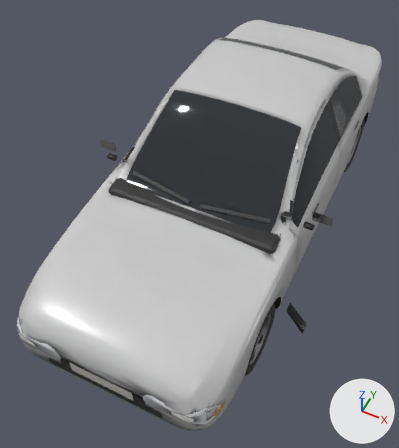
Two versions of the glTF model assets/story/world/car-compact-v2.glb, one commit apart.
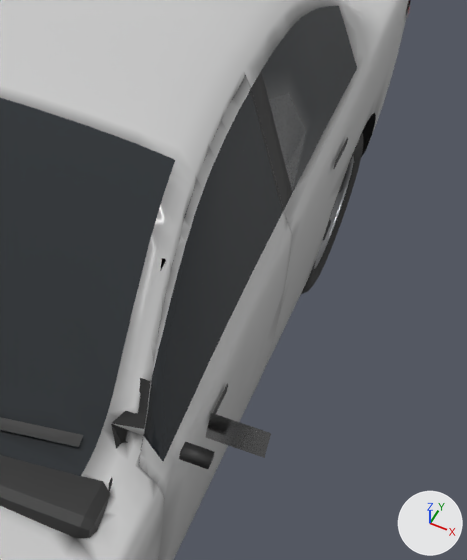
The first picture shows the older version from a 50 mm lens placed at (1.42, -3.52, 4.17), pointed at (-0.15, -0.38, 0.25). The close-ups show the older and then the newer version on the part from 61% to 100% of the width and 17% to 58% of the height of that picture. Only the edits that show in the close-ups are written down. Every picture has the same lights, and +X, +Y and +Z are marked at lower right. Where no turn or scale is listed for an object, it has been applied to the vertices. Vertices at exactly the same position are counted once.
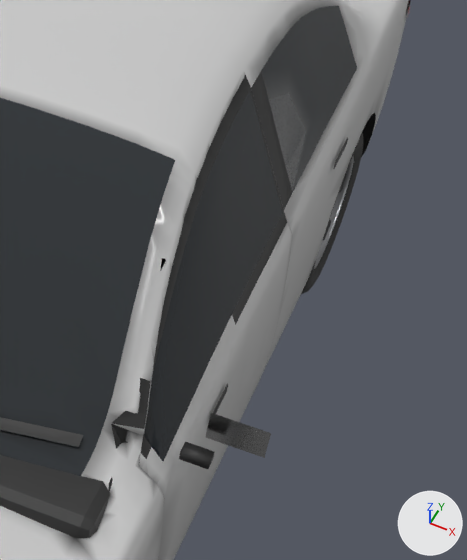
Pixel boxes [x1, y1, x2, y2] of what changed, in the close-ups (467 x 560 px; the box of a moved part takes in the faces that stretch with it):
part 1 of me_mesh_0, moved or reshaped: before [141, 75, 287, 458]; after [159, 213, 287, 499]
part 2 of me_mesh_0, recoloured: [145, 77, 287, 459] in both

Patch to the scene script:
```diff
--- a/assets/story/world/car-compact-v2.glb.py
+++ b/assets/story/world/car-compact-v2.glb.py
@@ me_mesh_0 @@
 # used by ob_mesh_0; location = (-0.216, 1.554, 0.048)
-me_mesh_0.from_pydata(...)  # 407 vertices, 696 faces; spans x 0.812..1.276, y -2.229..-1.124, z 0.221..1.354
+me_mesh_0.from_pydata(...)  # 399 vertices, 694 faces; spans x 0.812..1.276, y -2.229..-1.124, z 0.221..1.354
+# me_mesh_0 part 1: 26 vertices removed from x 0.841..1.087, y -2.194..-1.159, z 0.777..1.352; 17 vertices added at x 0.905..1.094, y -1.9..-1.136, z 0.221..1.125
+# me_mesh_0 part 2: 30 faces spanning x 0.841..1.049, y -2.199..-1.124, z 0.885..1.354 switch from mat_paint to mat_trim
+# other edits to the shape of me_mesh_0 do not show in these pictures
 me_mesh_0.materials.append(mat_glass)
```
